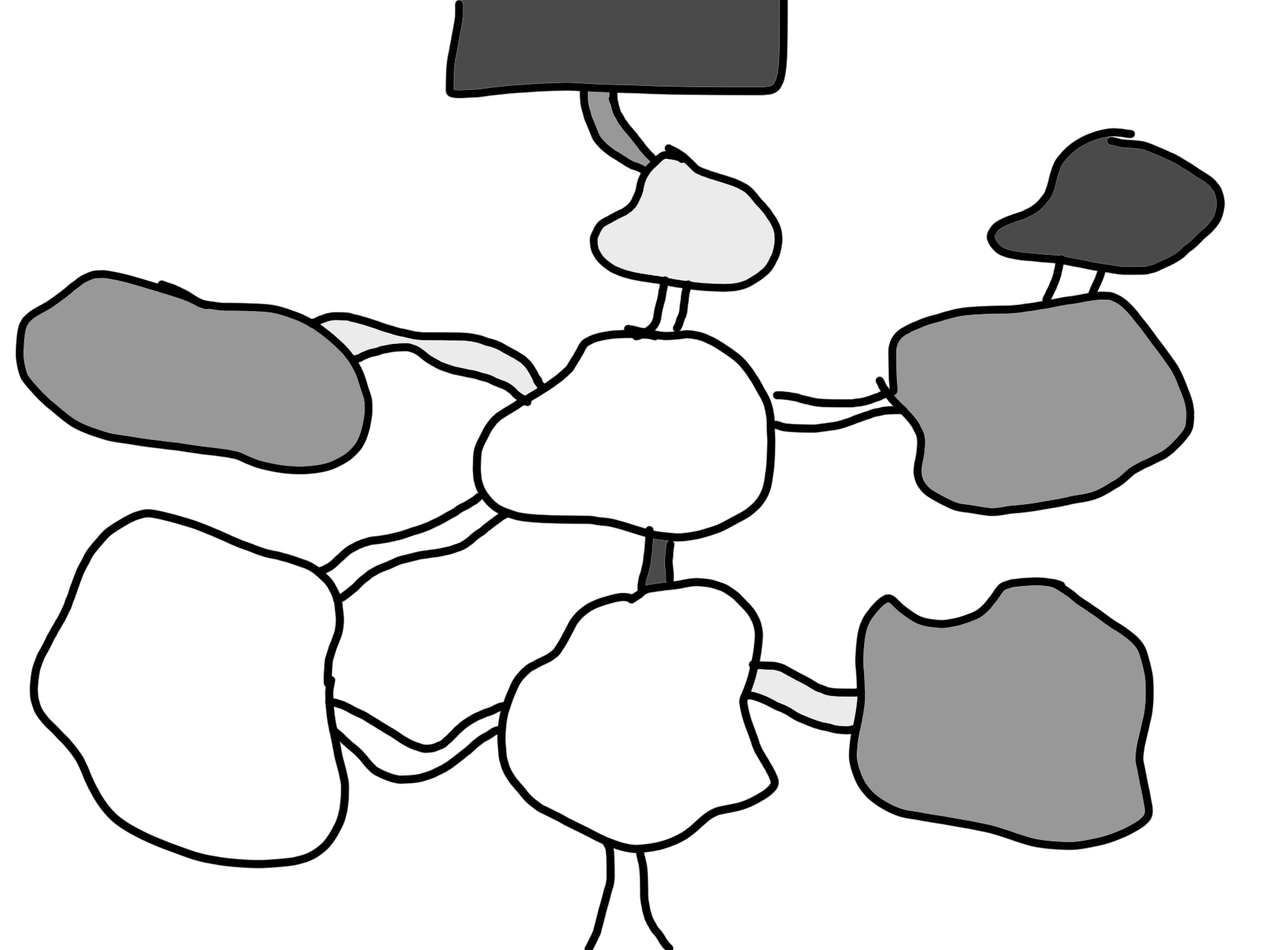
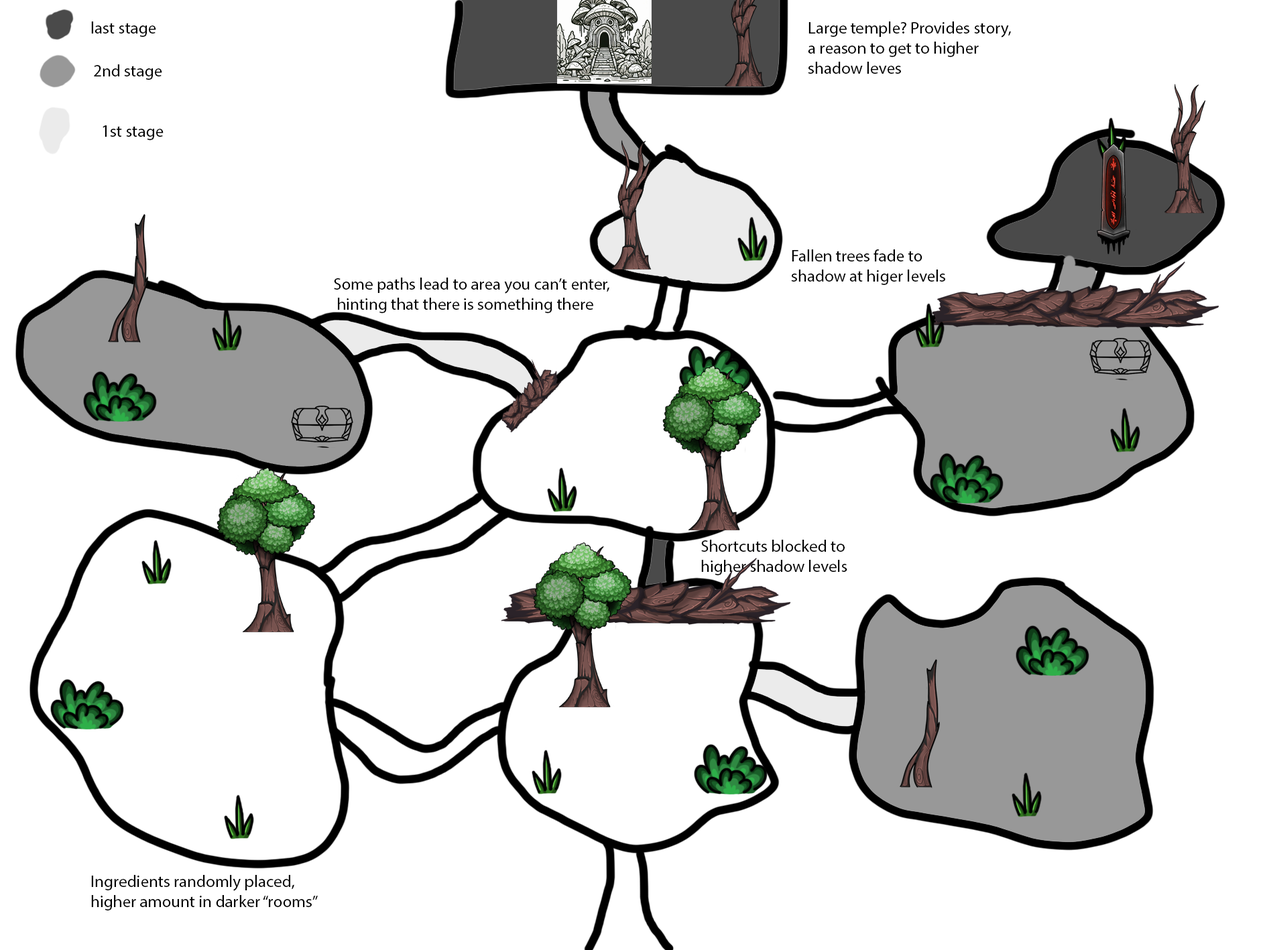
Layered file, before and after one edit (w=1267, h=950). Changes by layer:
added layer "Fallen trees fade to shadow at higer levels" above "Fallen" over [790, 249, 946, 285]
added layer "Layer 30" above "Layer 29" over [1164, 83, 1206, 214]
added layer "Layer 28" above "Layer 27" over [611, 140, 652, 270]
added layer "Layer 27" above "Layer 11" over [557, 0, 652, 84]
added layer "Layer 26" above "Layer 25" over [107, 213, 149, 344]
added layer "Layer 25" above "Layer 24" over [899, 658, 940, 789]
added layer "Layer 24" above "Layer 23" over [662, 365, 761, 531]
added layer "Layer 23" above "Layer 22" over [216, 467, 316, 633]
added layer "Layer 22" above "Layer 21" over [531, 542, 633, 708]
added layer "Layer 21" above "Layer 20" over [1096, 142, 1137, 255]
added layer "Layer 20" above "Layer 19" over [1015, 624, 1090, 676]
added layer "Layer 19" above "Layer 18" over [929, 452, 1004, 504]
added layer "Layer 18" above "Layer 17" over [679, 345, 753, 397]
added layer "Layer 17" above "Layer 16" over [83, 370, 157, 422]
added layer "Layer 16" above "Layer 15" over [50, 678, 125, 730]
added layer "Layer 15" above "Layer 14" over [693, 743, 768, 795]
added layer "Layer 4" above "Layer 3" over [929, 261, 1220, 329]
added layer "Layer 3" above "Layer 2" over [501, 358, 562, 434]
added layer "Layer 2" above "Ingredients randomly placed, higher amount in darker “rooms”" over [500, 557, 791, 625]
added layer "Ingredients randomly placed, higher amount in darker “rooms”" above "Lorem Ipsum" over [91, 874, 318, 911]
added layer "Some paths lead to area you can’t enter, hinting that there is" above "Layer 1" over [333, 277, 610, 314]
added layer "Large temple? Provides story, a reason to get to higher shadow" above "Shortcuts blocked to higher shadow levels" over [807, 21, 1011, 74]
added layer "Shortcuts blocked to higher shadow levels" above "last stage" over [701, 539, 848, 576]
added layer "Background" over [38, 0, 1220, 911]
…and 18 more changes (18 added)
